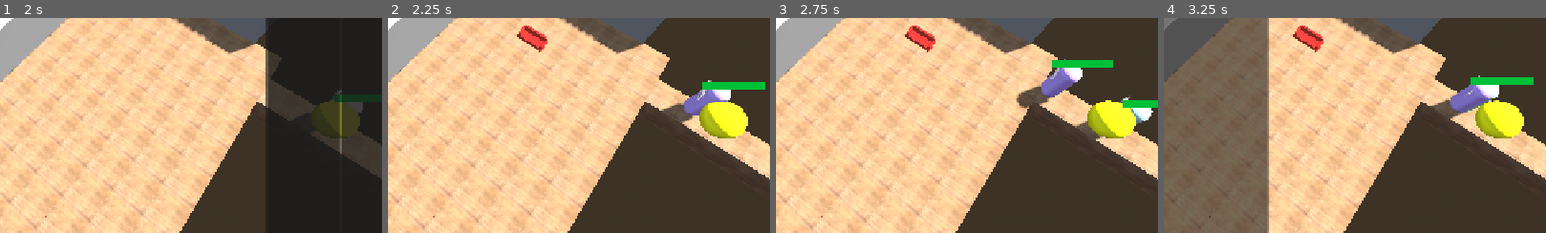
Above: before the commit, frames 1-4 (left to right).
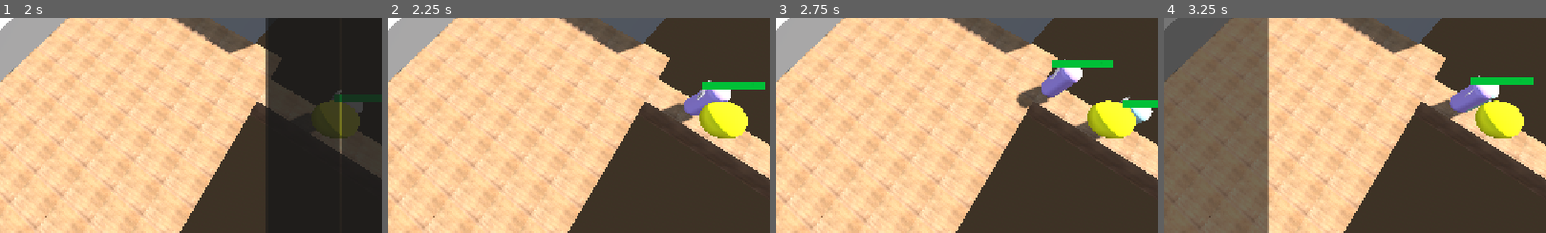
Above: after the commit, the same moments.

Repository: IkutiDev/furniture-hunter
Game: Godot game, scene res://player_room.tscn
Two runs of this game, one before a commit and one after it. Both use one fixed random seed, a clock stepped at 60 frames per second and the inputs below.
Inputs (mouse positions are % of the whole screen's width and height, from its top left):
- Up to frame 1 (2 s): click (4, 6) at 0.5 s; click "Open Shop" at 1.25 s
- Up to frame 2 (2.25 s): click (74, 7) at 2 s
- Up to frame 3 (2.75 s): no input
- Up to frame 4 (3.25 s): click "Auctions" at 2.75 s
The pictures show only the part of the screen within x 36-86%, y 38-88%; the shares and areas given below are measured in that part.

Frame 1 is identical in both runs. In frame 2, 0.5% of the frame differs, in the area x 33-42%, y 3-16%; in frame 3, 0.5%; in frame 4, 0.5%.

Commit message:
disable ability to place furniture during the day

Diff:
--- a/object_placer.gd
+++ b/object_placer.gd
@@ -23,6 +23,10 @@
 	EventBus.mouse_over_furniture.connect(hover_over_furniture)
 	EventBus.mouse_exits_furniture.connect(exit_hover_over_furniture)
 	EventBus.furniture_sold.connect(update_navmesh)
+	EventBus.start_day.connect(_on_day_started)
+
+func _on_day_started() -> void:
+	deselect_furniture()
 
 func update_navmesh() -> void:
 	nav_mesh_region.bake_navigation_mesh()
@@ -31,6 +35,8 @@
 	selected_furniture = null
 
 func select_furniture(data : FurnitureData) -> void:
+	if GameManager.game_state == GameManager.GameState.DAY:
+		return
 	selected_furniture = data
 
 func _process(_delta: float) -> void:
